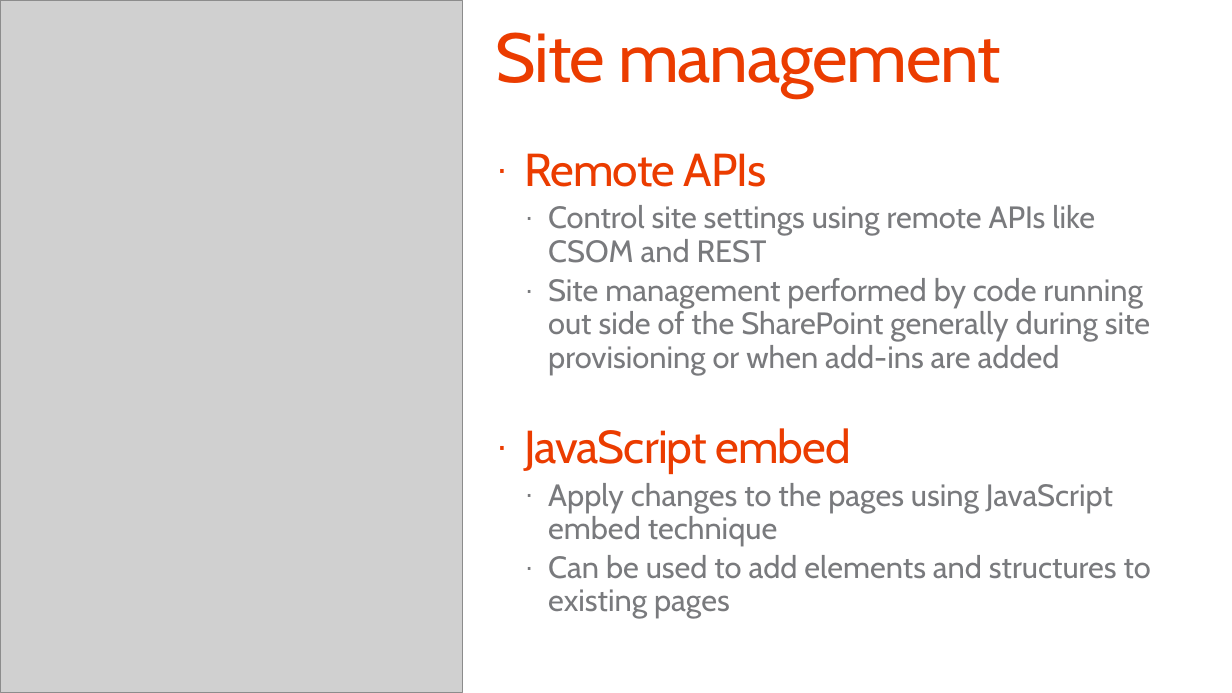
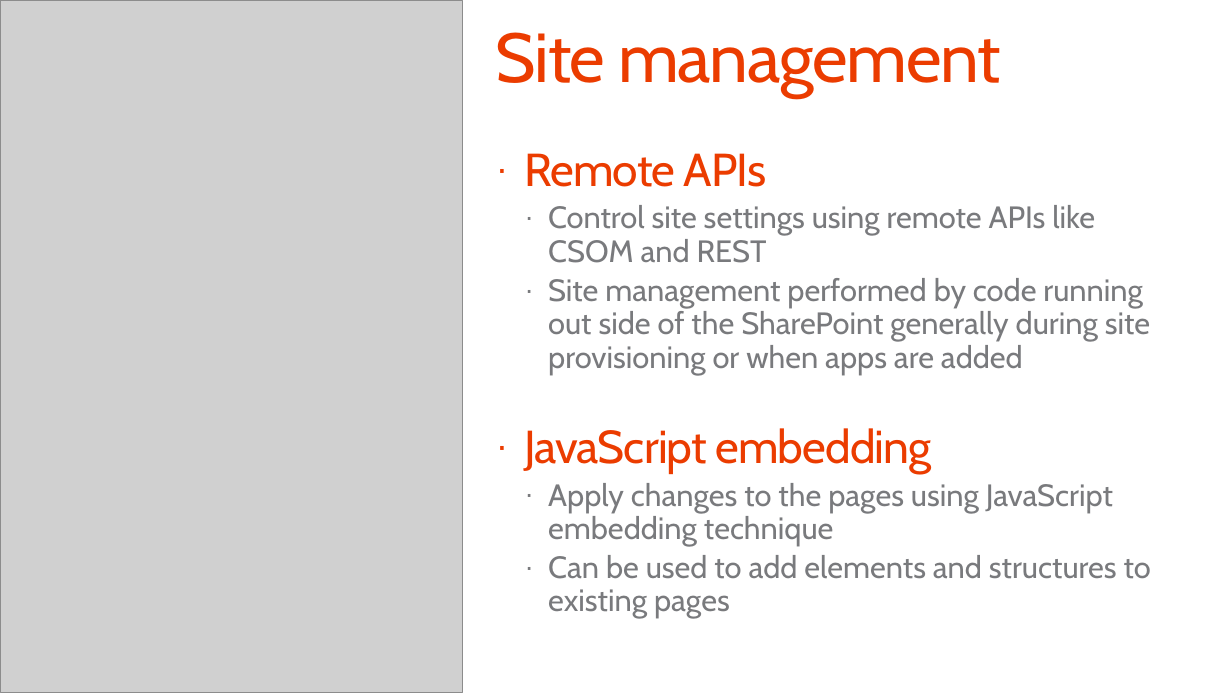
Before and after one commit to fabbbiob/TrainingContent, a slide deck: slide 7 of O3658/02 Managing site settings using app model/2_SiteManagement.pptx. Drawn at 1232x693 pixels with LibreOffice and Linux fonts; fonts in the diff are those of the drawing; grey boxes stand for pictures; background and template pictures are left out. Boxes give left, top, right and bottom in pixels: in the first picture for what was removed or moved away, otherwise in the second. Text is boxed around its words. In the diff, an @@ line names an element or a change of style, - is before the commit and + after.

```diff
--- a/O3658/02 Managing site settings using app model/2_SiteManagement.pptx
+++ b/O3658/02 Managing site settings using app model/2_SiteManagement.pptx
@@ text at [525, 278, 1150, 546]: text changed @@
-  · Site management performed by code running out side of the SharePoint generally during site provisioning or when add-ins are added
-· JavaScript embed
-  · Apply changes to the pages using JavaScript embed technique
+  · Site management performed by code running out side of the SharePoint generally during site provisioning or when apps are added
+· JavaScript embedding
+  · Apply changes to the pages using JavaScript embedding technique
```
Also in this commit, not shown: 15 other slides changed, 1 slide added, 1 slide removed, 1 other file.
